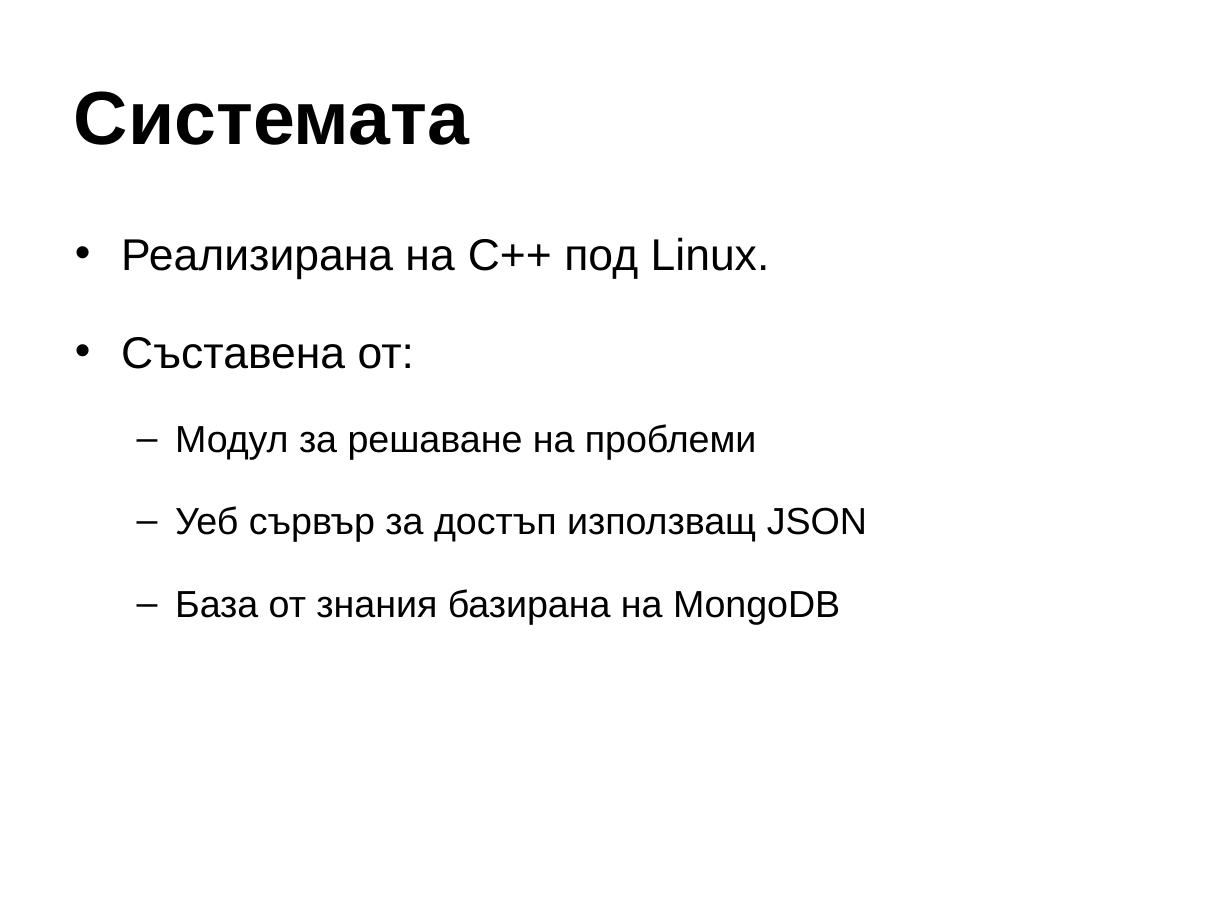
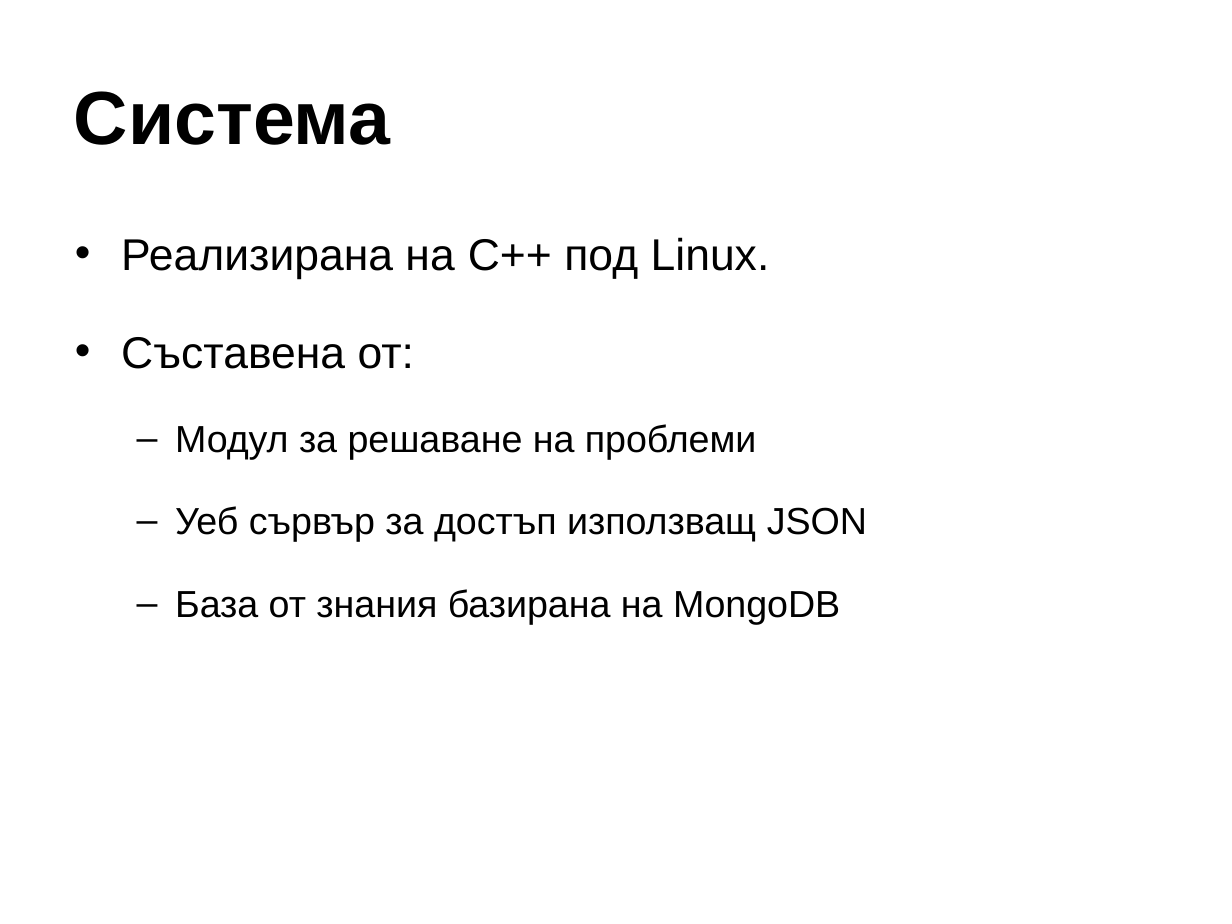
Before and after one commit to bubata85/problem_solver, a slide deck: slide 5 of docs/official/problem_solver.ppt. Drawn at 1232x924 pixels with LibreOffice and Linux fonts; fonts in the diff are those of the drawing; background and template pictures are left out. Boxes give left, top, right and bottom in pixels: in the first picture for what was removed or moved away, otherwise in the second. Text is boxed around its words. In the diff, an @@ line names an element or a change of style, - is before the commit and + after.

```diff
--- a/docs/official/problem_solver.ppt
+++ b/docs/official/problem_solver.ppt
@@ title at (74,91,391,145): text changed @@
-Системата
+Система
```
Also in this commit, not shown: 3 other slides changed, 1 slide added.
